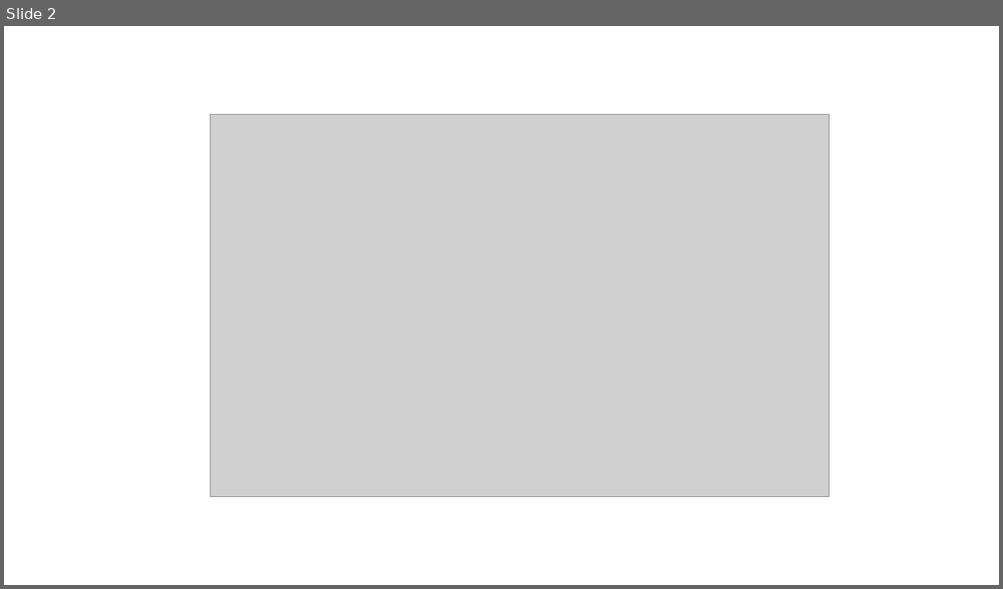
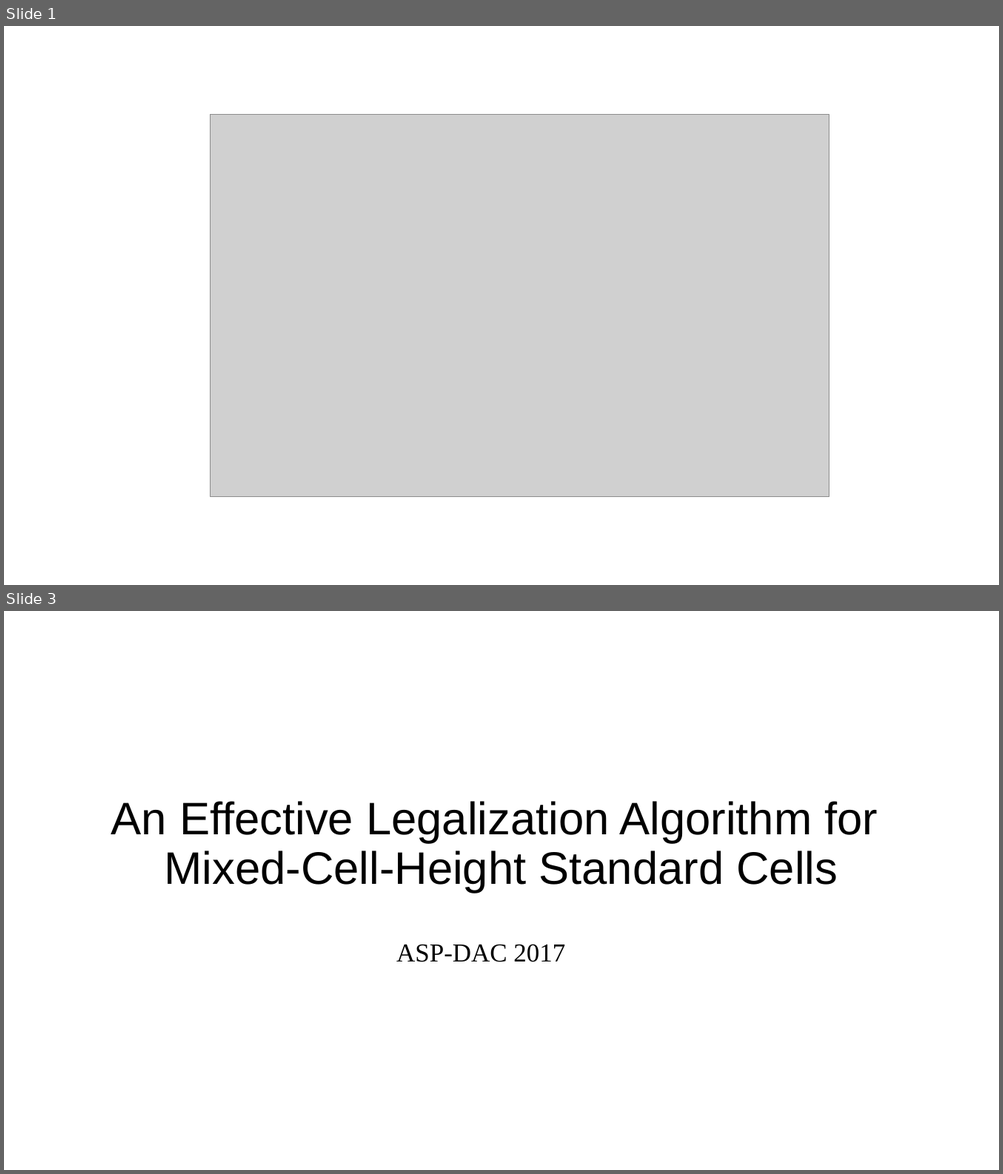
Before and after one commit to demon02130101/Lab, a slide deck: ICCAD/進度報告/0418.pptx. Shown one above the other, each under a label of ours: slide 2 before the commit, slides 1 and 3 after it; the slides between them are not shown. The pictures are 1003x589 and 1003x1174 pixels, drawn with LibreOffice and Linux fonts; fonts in the diff are those of the drawing; grey boxes stand for pictures. Boxes give left, top, right and bottom in pixels: in the first picture for what was removed or moved away, otherwise in the second. Text is boxed around its words. In the diff, an @@ line names an element or a change of style, - is before the commit and + after.

```diff
--- a/ICCAD/進度報告/0418.pptx
+++ b/ICCAD/進度報告/0418.pptx
@@ slide 3 added at (4, 611, 999, 1170), background #FFFFFF @@
@@ title added at (111, 801, 877, 892), 44 pt, text #000000 @@
+An Effective Legalization Algorithm for
+Mixed-Cell-Height Standard Cells
@@ subtitle added at (396, 944, 565, 963), 25 pt, text #000000 @@
+ASP-DAC 2017
@@ what was slide 2 is now slide 1 @@
```
Also in this commit, not shown: 1 slide changed, 1 other slide added, 1 slide removed, 3 other files.
